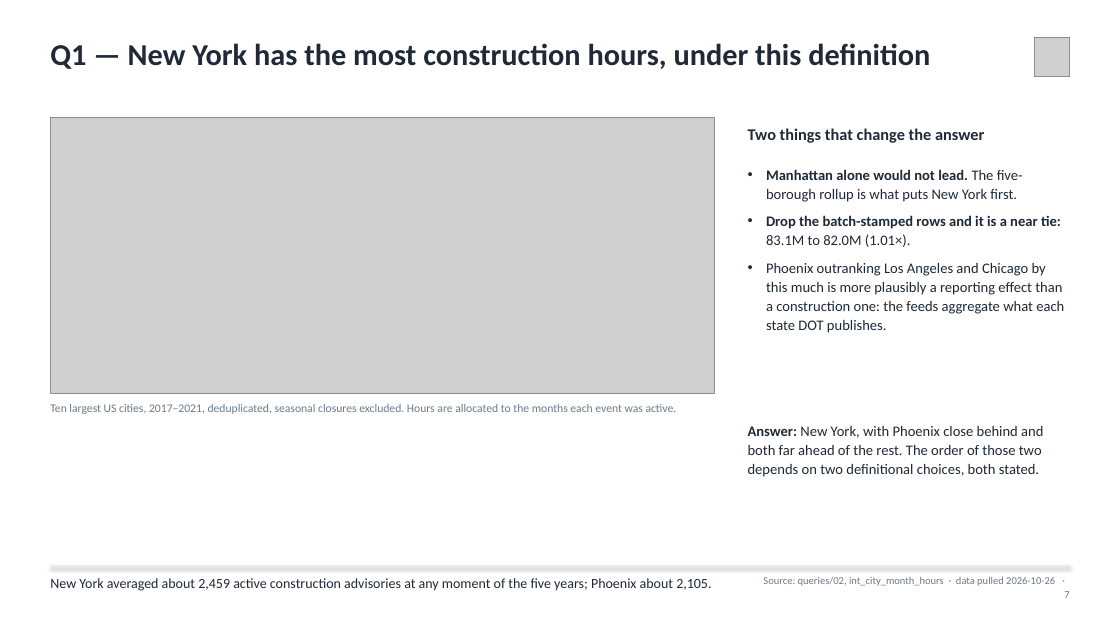
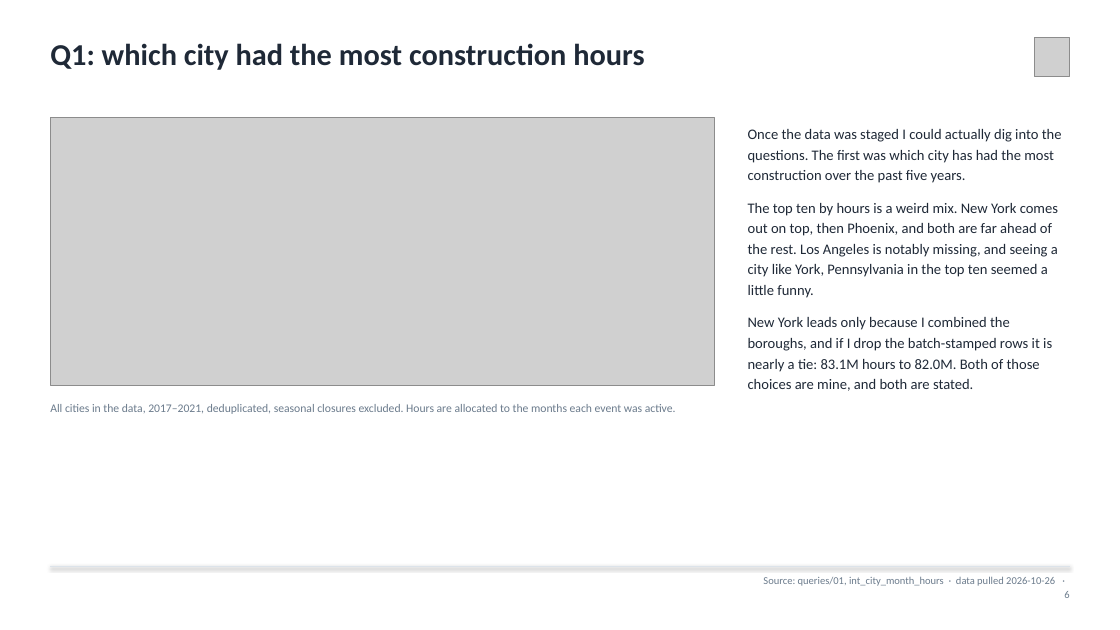
Before and after one commit to agmcdonald24/aurura_case, a slide deck: slide 6 of reports/Aurora_Construction_Take_Home.pptx (slide 7 before the commit). Drawn at 1120x630 pixels with LibreOffice and Linux fonts; fonts in the diff are those of the drawing; grey boxes stand for pictures. Boxes give left, top, right and bottom in pixels: in the first picture for what was removed or moved away, otherwise in the second. Text is boxed around its words. In the diff, an @@ line names an element or a change of style, - is before the commit and + after.

```diff
--- a/reports/Aurora_Construction_Take_Home.pptx
+++ b/reports/Aurora_Construction_Take_Home.pptx
@@ text at [50,43,644,70]: text changed @@
-Q1 — New York has the most construction hours, under this definition
+Q1: which city had the most construction hours
@@ picture: place and size @@
-picture at [50,118,714,393]
+picture at [50,118,714,385]
@@ text removed at [748,128,984,143] @@
-Two things that change the answer
@@ text added at [748,129,1062,391], 12.5 pt, text #1F2937 @@
+Once the data was staged I could actually dig into the questions. The first was which city has had the most construction over the past five years.
+The top ten by hours is a weird mix. New York comes out on top, then Phoenix, and both are far ahead of the rest. Los Angeles is notably missing, and seeing a city like York, Pennsylvania in the top ten seemed a little funny.
+New York leads only because I combined the boroughs, and if I drop the batch-stamped rows it is nearly a tie: 83.1M hours to 82.0M. Both of those choices are mine, and both are stated.
@@ text removed at [766,169,1064,333] @@
-• Manhattan alone would not lead. The five-borough rollup is what puts New York first.
-• Drop the batch-stamped rows and it is a near tie: 83.1M to 82.0M (1.01×).
-• Phoenix outranking Los Angeles and Chicago by this much is more plausibly a reporting effect than a construction one: the feeds aggregate what each state DOT publishes.
@@ text at [50,404,676,414]: text changed @@
-Ten largest US cities, 2017–2021, deduplicated, seasonal closures excluded. Hours are allocated to the months each event was active.
+All cities in the data, 2017–2021, deduplicated, seasonal closures excluded. Hours are allocated to the months each event was active.
@@ text removed at [748,426,1043,477] @@
-Answer: New York, with Phoenix close behind and both far ahead of the rest. The order of those two depends on two definitional choices, both stated.
@@ text removed at [50,578,711,591] @@
-New York averaged about 2,459 active construction advisories at any moment of the five years; Phoenix about 2,105.
@@ text at [763,577,1069,598]: text changed @@
-Source: queries/02, int_city_month_hours · data pulled 2026-10-26 · 7
+Source: queries/01, int_city_month_hours · data pulled 2026-10-26 · 6
```
Also in this commit, not shown: 9 other slides changed, 5 slides added, 7 slides removed, 36 other files.
